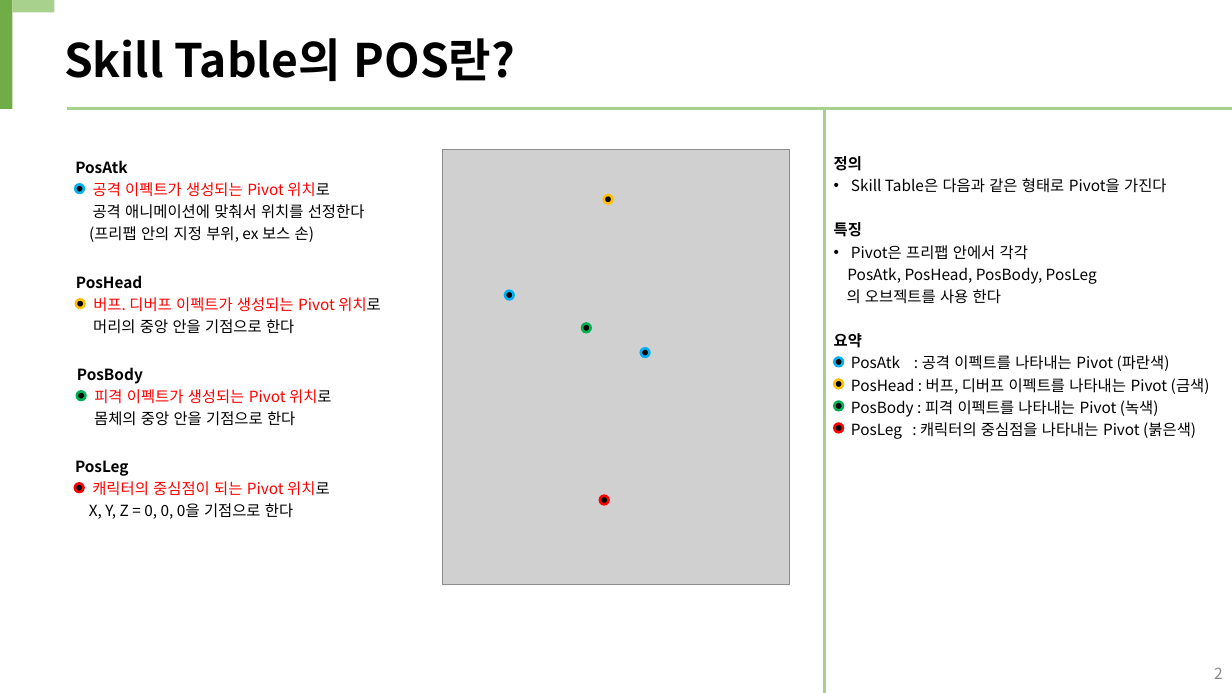
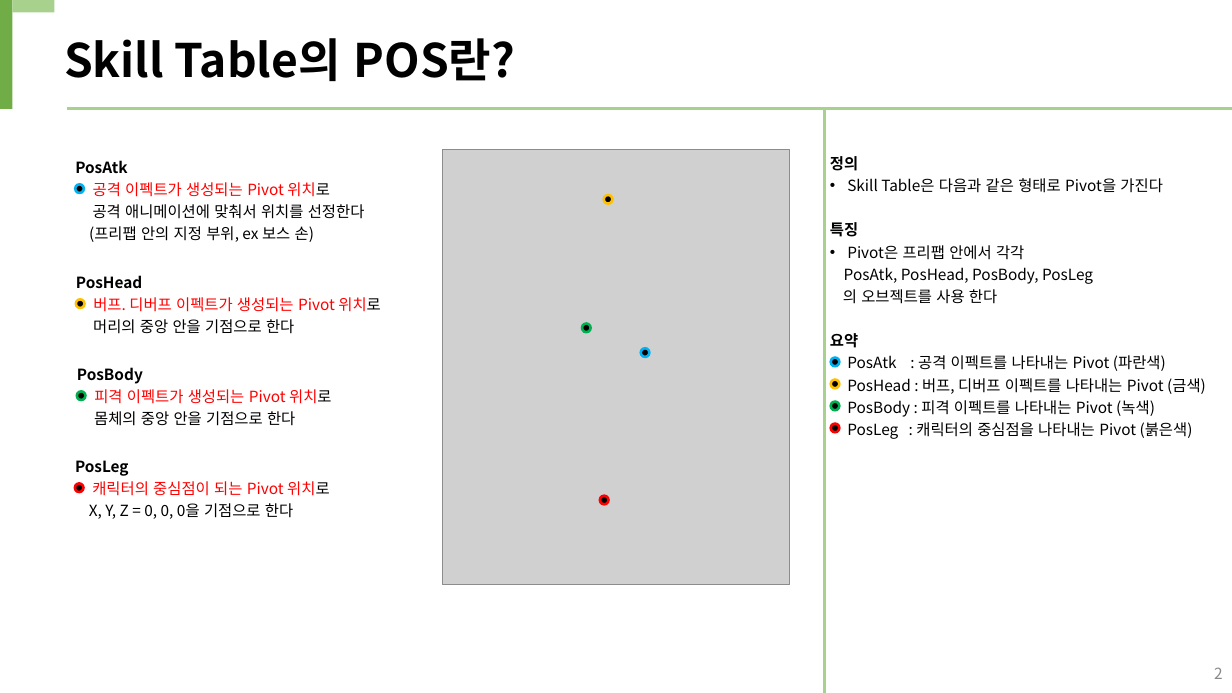
Before and after one commit to hamsoyeon/Yggdrasil, a slide deck: slide 2 of 기획자료/PYG 프리팹 추가 설명_정민수_1_20220816.pptx. Drawn at 1232x693 pixels with LibreOffice and Linux fonts; fonts in the diff are those of the drawing; grey boxes stand for pictures. Boxes give left, top, right and bottom in pixels: in the first picture for what was removed or moved away, otherwise in the second. Text is boxed around its words. In the diff, an @@ line names an element or a change of style, - is before the commit and + after.

```diff
--- a/기획자료/PYG 프리팹 추가 설명_정민수_1_20220816.pptx
+++ b/기획자료/PYG 프리팹 추가 설명_정민수_1_20220816.pptx
@@ text "정의": place and size @@
-text "정의" at (834,156,1210,439)
+text "정의" at (830,156,1206,439)
@@ ellipse removed at (506,291,514,299) @@
@@ 4 ellipses: place and size @@
-4 ellipses at (835,358,843,432)
+4 ellipses at (831,358,839,432)
```
Also in this commit, not shown: 9 other files.
